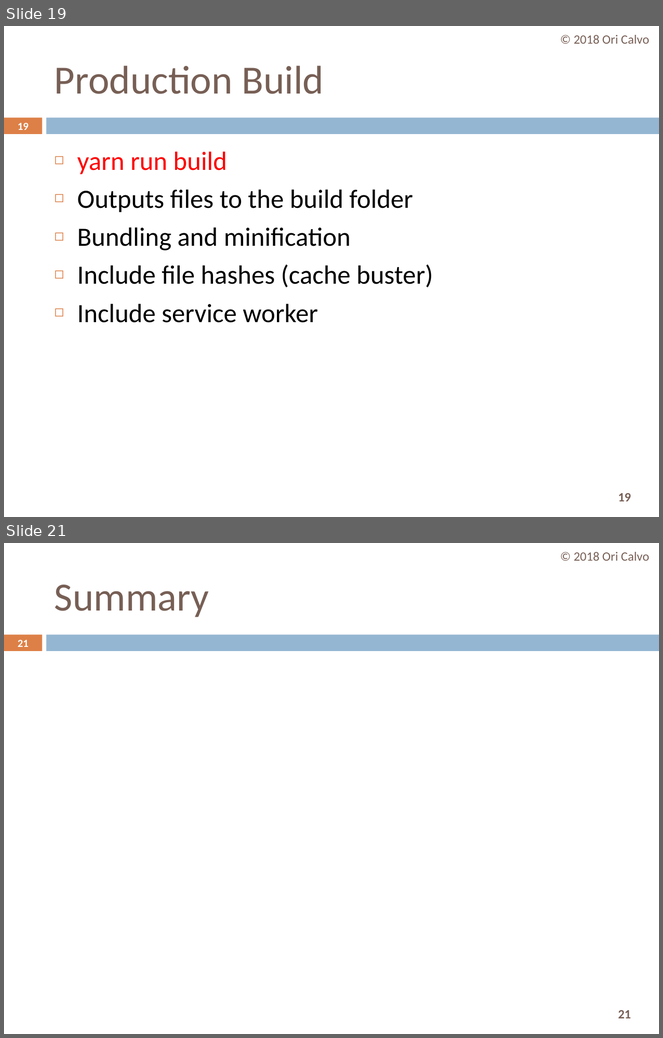
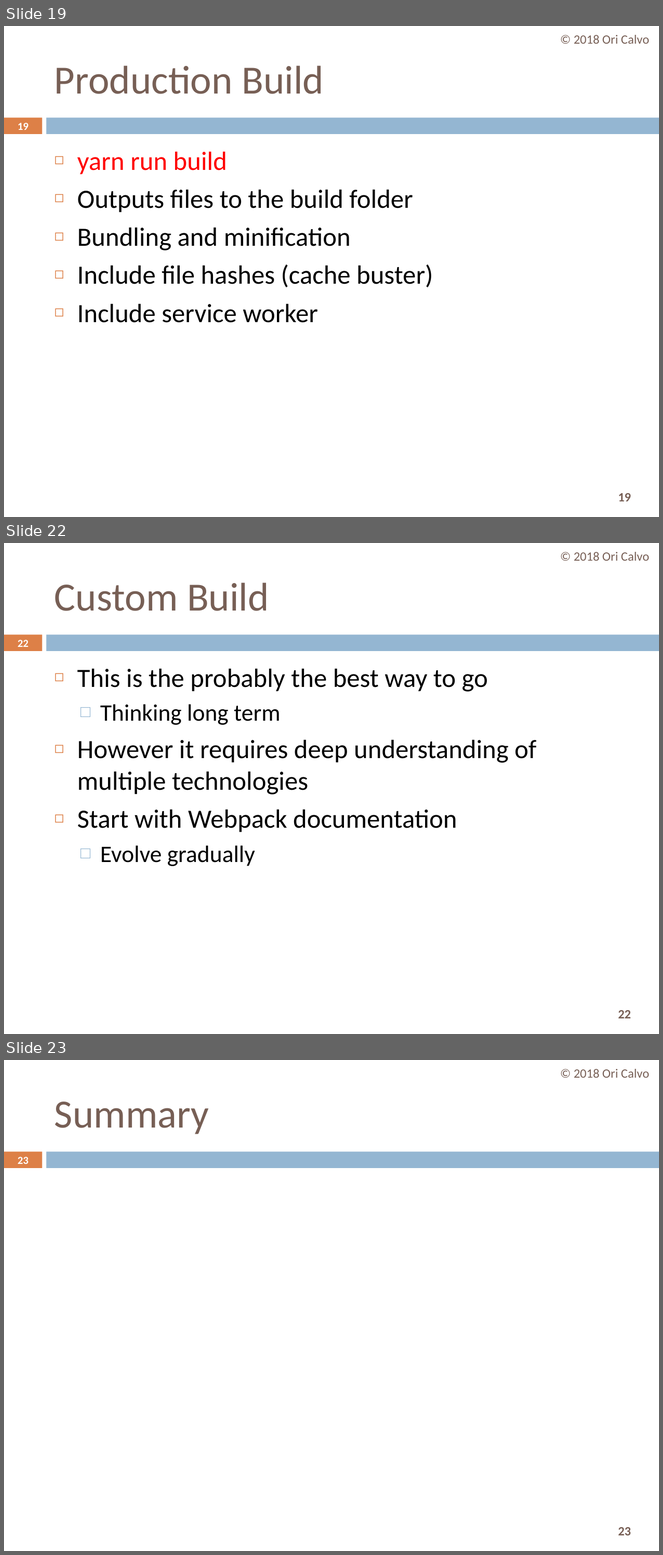
Before and after one commit to oricalvo/course-react, a slide deck: PPTs/01 Getting Started.pptx. Shown one above the other, each under a label of ours: slides 19 and 21 before the commit, slides 19, 22 and 23 after it; the slides between them are not shown. The pictures are 663x1038 and 663x1555 pixels, drawn with LibreOffice and Linux fonts; fonts in the diff are those of the drawing. Boxes give left, top, right and bottom in pixels: in the first picture for what was removed or moved away, otherwise in the second. Text is boxed around its words. In the diff, an @@ line names an element or a change of style, - is before the commit and + after.

```diff
--- a/PPTs/01 Getting Started.pptx
+++ b/PPTs/01 Getting Started.pptx
@@ slide 22 added at [4,543,659,1034], background #FFFFFF; not listed: 3 template elements that a slide beside it also shows @@
@@ text added at [574,552,649,561], 14 pt, text #775F55 @@
+© 2018 Ori Calvo
@@ title added at [54,583,269,611], 44 pt, text #775F55 @@
+Custom Build
@@ page number added at [18,640,28,647], 11.9 pt, text #FFFFFF, bold @@
+22
@@ text added at [77,668,536,866], 29 pt, text #000000 @@
+◻ This is the probably the best way to go
+  □ Thinking long term
+◻ However it requires deep understanding of multiple technologies
+◻ Start with Webpack documentation
+  □ Evolve gradually
@@ what was slide 21 is now slide 23 @@
@@ page number at [18,1157,28,1164]: text changed @@
-21
+23
@@ page number at [618,1527,631,1536]: text changed @@
-21
+23
```
Also in this commit, not shown: 1 slide changed, 1 other slide added, 56 other files.
